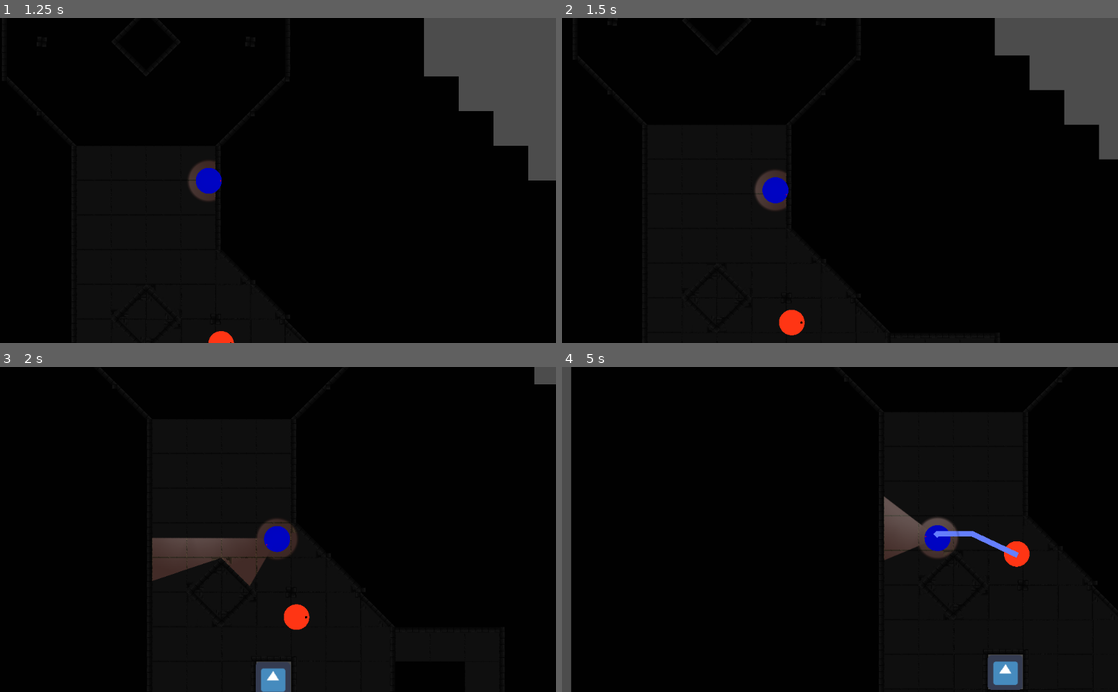
Above: before the commit, frames 1-4 (two rows, left to right).
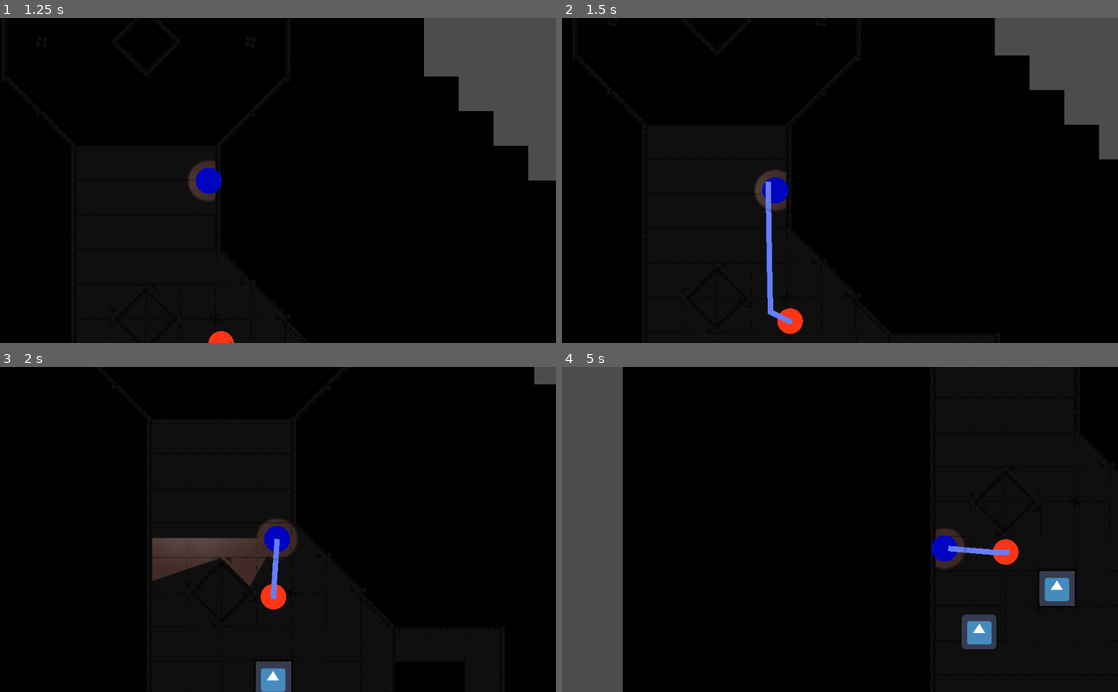
Above: after the commit, the same moments.

Repository: R4nKF1v3/boss
Game: Godot game, scene res://scenes/levels/Test/Test.tscn
Two runs of this game, one before a commit and one after it. Both use one fixed random seed, a clock stepped at 60 frames per second and the inputs below. The project has no main scene, so this scene is started directly. The engine's default icon, where the game draws it, is replaced by a stand-in: a white triangle on a blue panel in a dark square.
Inputs (mouse positions are in pixels of both pictures, inside the frame that each line leads up to):
- Up to frame 1 (1.25 s): tap Enter at 0.5 s; move the mouse to (400, 164) at 0.52 s; hold Right (move_right) from 0.53 s (still down); hold Shift (run) from 0.53 s (still down); click (400, 164) at 0.67 s
- Up to frame 2 (1.5 s): move the mouse to (728, 196) at 1.27 s; release Right (move_right) at 1.28 s; release Shift (run) at 1.28 s; hold Down (move_down) from 1.28 s (still down); tap Shift (run) at 1.35 s
- Up to frame 3 (2 s): keep holding Down (move_down)
- Up to frame 4 (5 s): move the mouse to (895, 458) at 2.02 s; release Down (move_down) at 2.03 s; hold Right (move_right) 2.03-2.78 s; hold Shift (run) 2.03-2.78 s; move the mouse to (812, 594) at 2.77 s; hold Up (move_up) 2.78-3.53 s; tap Shift (run) at 2.85, 4.35 s; click (812, 594) at 2.92 s; move the mouse to (1006, 578) at 3.52 s; hold Shift (run) 3.53-4.28 s; hold Left (move_left) from 3.53 s (still down); move the mouse to (673, 480) at 4.27 s

Frame 1 is identical in both runs. In frame 2, 0.6% of the frame differs, in the area x 36-44%, y 50-98%; in frame 3, 0.7%; in frame 4, 14%, in the area x 1-93%, y 0-100%.

Commit message:
Agregada mecánica de escucha de pasos

Diff:
--- a/entities/npcs/enemies/shadow/EnemyShadow.gd
+++ b/entities/npcs/enemies/shadow/EnemyShadow.gd
@@ -2,6 +2,7 @@
 
 export (float) var DETECTION_RANGE = 400
 export (float) var FOV = 90
+export (float) var HEARING_RANGE = 300
 
 var navigation2D : Navigation2D
 var target
--- a/entities/npcs/enemies/shadow/EnemyShadow.tscn
+++ b/entities/npcs/enemies/shadow/EnemyShadow.tscn
@@ -40,11 +40,11 @@
 
 [node name="Wander" type="Node" parent="StateMachine" index="1"]
 script = ExtResource( 5 )
-SPEED = 100.0
+SPEED = 50.0
 
 [node name="Chase" type="Node" parent="StateMachine" index="2"]
 script = ExtResource( 6 )
-SPEED = 100.0
+SPEED = 200.0
 
 [node name="CollisionShape2D" parent="." index="1"]
 shape = SubResource( 2 )
--- a/entities/npcs/enemies/shadow/ShadowStateMachine.gd
+++ b/entities/npcs/enemies/shadow/ShadowStateMachine.gd
@@ -7,6 +7,7 @@
 		"chase": $Chase,
 	}
 	START_STATE = $Idle
+	signals.connect("noise_emitted", self, "_on_noise_emmited")
 
 func _change_state(state_name):
 	"""
@@ -15,3 +16,14 @@
 	if not _active:
 		return
 	._change_state(state_name)
+
+func _on_noise_emmited(location):
+	if owner.global_position.distance_to(location) < owner.HEARING_RANGE:
+		if current_state == $Idle:
+			$Wander.objective_path = owner.navigation2D.get_simple_path(owner.global_position, location)
+			_change_state("wander")
+		elif current_state == $Wander:
+			$Wander.objective_path = owner.navigation2D.get_simple_path(owner.global_position, location)
+		elif current_state == $Chase:
+			if not owner.can_see_player():
+				$Chase.objective_path = owner.navigation2D.get_simple_path(owner.global_position, location)
--- a/entities/npcs/enemies/shadow/states/Chase.gd
+++ b/entities/npcs/enemies/shadow/states/Chase.gd
@@ -7,9 +7,8 @@
 
 func update(delta):
 	if owner.can_see_player():
-		objective_path = owner.navigation2D.get_simple_path(owner.global_position, owner.target.global_position)
-		owner.emit_signal("new_path", objective_path)
-	if not objective_path.empty():
+		set_objective_path(owner.navigation2D.get_simple_path(owner.global_position, owner.target.global_position))
+	if not objective_path.size() == 0:
 		travel_to_objective(delta)
-	elif objective_path.empty():
+	else:
 		emit_signal("finished", "idle")
--- a/entities/npcs/enemies/shadow/states/Motion.gd
+++ b/entities/npcs/enemies/shadow/states/Motion.gd
@@ -2,7 +2,7 @@
 
 export (float) var SPEED
 
-var objective_path : = []
+var objective_path = [] setget set_objective_path
 
 func travel_to_objective(delta):
 	var distance = SPEED * delta
@@ -24,3 +24,7 @@
 		owner.move_and_slide(v)
 		distance -= distance_to_next
 		objective_path.remove(0)
+
+func set_objective_path(value):
+	objective_path = value
+	owner.emit_signal("new_path", value)
--- a/entities/npcs/enemies/shadow/states/Wander.gd
+++ b/entities/npcs/enemies/shadow/states/Wander.gd
@@ -14,14 +14,13 @@
 func update(delta):
 	if owner.can_see_player():
 		emit_signal("finished", "chase")
-	if not objective_path.empty():
+	if not objective_path.size() == 0:
 		travel_to_objective(delta)
-	if objective_path.empty():
+	else:
 		emit_signal("finished", "idle")
 
 func find_valid_path():
-	while objective_path.empty():
+	while objective_path.size() == 0:
 		randomize()
 		var objective = Vector2(owner.global_position.x + (rand_range(-300, 300)), owner.global_position.y + (rand_range(-300, 300)))
-		objective_path = owner.navigation2D.get_simple_path(owner.global_position, objective)
-	owner.emit_signal("new_path", objective_path)
+		set_objective_path(owner.navigation2D.get_simple_path(owner.global_position, objective))
--- a/entities/player/Player.tscn
+++ b/entities/player/Player.tscn
@@ -36,6 +36,9 @@
 script = ExtResource( 6 )
 SPEED = 400.0
 
+[node name="Timer" type="Timer" parent="StateMachine/Run" index="0"]
+wait_time = 0.2
+
 [node name="AnimationPlayer" type="AnimationPlayer" parent="." index="1"]
 anims/idle = SubResource( 1 )
 anims/run = SubResource( 2 )
@@ -55,3 +58,4 @@
 rotation = 1.5708
 scale = Vector2( 0.199, 0.199 )
 texture = ExtResource( 8 )
+[connection signal="timeout" from="StateMachine/Run/Timer" to="StateMachine/Run" method="_on_Timer_timeout"]
--- a/entities/player/states/motion/Run.gd
+++ b/entities/player/states/motion/Run.gd
@@ -1,15 +1,19 @@
 extends "res://entities/player/states/motion/Move.gd"
 
-#func _ready():
-#	SPEED = 400
+onready var timer = $Timer
 
 func enter():
 	owner.camera_pointer.input_enabled = false
+	if timer.paused:
+		timer.paused = false
+	else:
+		timer.start()
+	owner.get_node("AnimationPlayer").play("run")
 	.enter()
-	owner.get_node("AnimationPlayer").play("run")
 
 func exit():
 	owner.camera_pointer.input_enabled = true
+	timer.paused = true
 	.exit()
 
 func check_state_conditions():
@@ -19,3 +23,6 @@
 	if not Input.is_action_pressed("run"):
 		emit_signal("finished", "walk")
 	return input_direction
+
+func _on_Timer_timeout():
+	signals.emit_signal("noise_emitted", owner.global_position)
--- /dev/null
+++ b/globals/signals.gd
@@ -0,0 +1,3 @@
+extends Node
+
+signal noise_emitted(location)
--- a/project.godot
+++ b/project.godot
@@ -17,6 +17,10 @@
 
 config/name="boss"
 config/icon="res://icon.png"
+
+[autoload]
+
+signals="*res://globals/signals.gd"
 
 [display]
 
